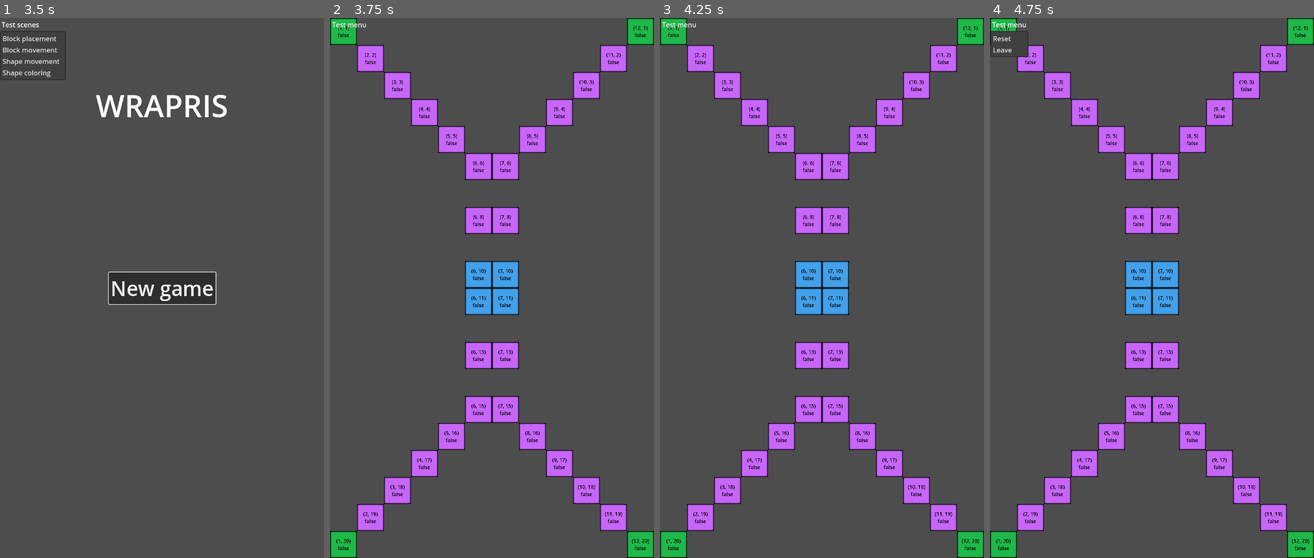
Above: before the commit, frames 1-4 (left to right).
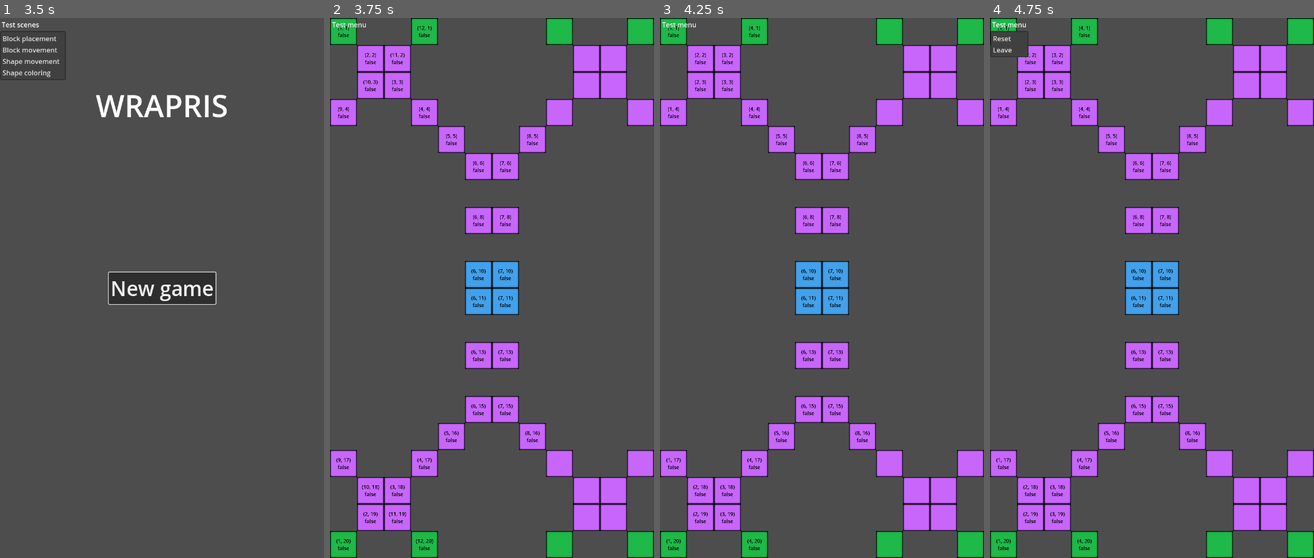
Above: after the commit, the same moments.

Repository: pandulapeter/wrapris
Game: Godot game, scene res://main.tscn
Two runs of this game, one before a commit and one after it. Both use one fixed random seed, a clock stepped at 60 frames per second and the inputs below.
Inputs:
- Up to frame 1 (3.5 s): click "New game" at 0.5 s; click "New game" at 1.25 s; click "Test scenes" at 2 s; tap Enter at 2.75 s; hold Right (shape_move_right) from 2.78 s (still down); hold Space (shape_rotate) from 2.78 s (still down)
- Up to frame 2 (3.75 s): release Right (shape_move_right) at 3.53 s; release Space (shape_rotate) at 3.53 s; hold Down (shape_move_down) from 3.53 s (still down); tap Space (shape_rotate) at 3.6 s
- Up to frame 3 (4.25 s): keep holding Down (shape_move_down)
- Up to frame 4 (4.75 s): release Down (shape_move_down) at 4.25 s; click "Test menu" at 4.25 s

Frame 1 is identical in both runs. In frame 2, 7.0% of the frame differs, in the area x 0-100%, y 0-100%; in frame 3, 7.0%; in frame 4, 7.0%.

Commit message:
Implement seamless wrapping animation.

Diff:
--- a/block/block.gd
+++ b/block/block.gd
@@ -11,11 +11,15 @@
 var normalizedViewportSize: Vector2
 
 func _ready():
-	normalizedViewportSize = normalizePosition(get_viewport().size)
-
 	# Snap to the grid
 	var normalizedPosition = normalizePosition(global_position)
 	global_position = denormalizePosition(normalizedPosition)
+
+	# Set up clones for seamless wrapping
+	normalizedViewportSize = normalizePosition(get_viewport().size)
+	var cloneOffset = (normalizedViewportSize.x - 1) * calculateNormalizationScale() / scale.x
+	$SpriteLeftClone.position.x -= cloneOffset
+	$SpriteRightClone.position.x += cloneOffset
 
 	# Initialize the movement
 	normalizedDestination = normalizedPosition
@@ -37,6 +41,8 @@
 	# Set the block color
 	if tint != null:
 		$Sprite.modulate = tint
+		$SpriteLeftClone.modulate = tint
+		$SpriteRightClone.modulate = tint
 
 	# Handle debugging
 	$Label.visible = shouldShowDebugInfo
@@ -59,6 +65,19 @@
 	var destination = denormalizePosition(normalizedDestination)
 	if global_position != destination:
 		global_position = lerp(global_position, destination, movementSpeed)
+
+	# Move the actual block to the other edge after wrapping
+	if (normalizedDestination.x != wrapf(normalizedDestination.x, 1, normalizedViewportSize.x + 1)):
+		if abs(global_position.x - destination.x) <= 2:
+			normalizedDestination = Vector2(
+				wrapf(normalizedDestination.x, 1, normalizedViewportSize.x + 1),
+				normalizedDestination.y
+			)
+			normalizedDestinationInNextFrame = normalizedDestination
+			global_position = Vector2(
+				denormalizePosition(normalizedDestination).x,
+				global_position.y
+			)
 
 func refreshDebugText():
 	if (shouldShowDebugInfo):
@@ -97,18 +116,32 @@
 func canMoveToDirection(direction: Vector2):
 	if not isMoving:
 		return false
-	var targetPosition = calculateFutureDestination(direction)
+	var targetPosition = calculateFutureDestinationWithWrapping(direction)
 	if targetPosition.y > normalizedViewportSize.y:
 		return false
+	var cloneOffset = normalizedViewportSize.x
+	var targetPositionCloneLeft = Vector2(
+		targetPosition.x - cloneOffset,
+		targetPosition.y
+	)
+	var targetPositionCloneRight = Vector2(
+		targetPosition.x + cloneOffset,
+		targetPosition.y
+	)
 	var isTargetPositionFree = true
 	for block in get_tree().get_nodes_in_group("blocks"):
-		if block.normalizedDestination == targetPosition:
+		if (block.normalizedDestination == targetPosition
+			|| block.normalizedDestination == targetPositionCloneLeft
+			|| block.normalizedDestination == targetPositionCloneRight):
 			if shapeId == null || not block.is_in_group(shapeId):
 				isTargetPositionFree = false
 	return isTargetPositionFree
 
-func calculateFutureDestination(direction: Vector2):
-	var target = normalizedDestination + direction
+func calculateFutureDestinationWithoutWrapping(direction: Vector2):
+	return normalizedDestination + direction
+
+func calculateFutureDestinationWithWrapping(direction: Vector2):
+	var target = calculateFutureDestinationWithoutWrapping(direction)
 	return Vector2(
 		wrapf(target.x, 1, normalizedViewportSize.x + 1),
 		target.y
@@ -121,8 +154,8 @@
 	for block in getBlocksInSameShape():
 		if not block.canMoveToDirection(direction):
 			canMove = false
-	if canMove:
-		normalizedDestinationInNextFrame = calculateFutureDestination(direction)
+	if canMove && abs(global_position.x - denormalizePosition(normalizedDestination).x) < 4:
+		normalizedDestinationInNextFrame = calculateFutureDestinationWithoutWrapping(direction)
 	refreshDebugText()
 	return canMove
 
--- a/block/block.tscn
+++ b/block/block.tscn
@@ -8,6 +8,14 @@
 script = ExtResource("1_6dj4i")
 
 [node name="Sprite" type="Sprite2D" parent="."]
+texture = ExtResource("1_6ptim")
+
+[node name="SpriteLeftClone" type="Sprite2D" parent="."]
+position = Vector2(-256, 0)
+texture = ExtResource("1_6ptim")
+
+[node name="SpriteRightClone" type="Sprite2D" parent="."]
+position = Vector2(256, 0)
 texture = ExtResource("1_6ptim")
 
 [node name="Label" type="Label" parent="."]
--- a/shapes/shape_movement_test.tscn
+++ b/shapes/shape_movement_test.tscn
@@ -8,22 +8,18 @@
 
 [node name="Shape01" parent="." instance=ExtResource("1_khquu")]
 position = Vector2(399, 101)
-tint = Color(0.890196, 0.243137, 0.937255, 1)
-shouldShowDebugInfo = true
 moveTimerWaitTime = 1.0
 
 [node name="StaticBlock01" parent="." instance=ExtResource("2_y48lt")]
 position = Vector2(425, 988)
 scale = Vector2(0.25, 0.25)
 tint = Color(1, 0.207843, 0.129412, 1)
-shouldShowDebugInfo = true
 isMoving = false
 
 [node name="StaticBlock02" parent="." instance=ExtResource("2_y48lt")]
 position = Vector2(102, 583)
 scale = Vector2(0.25, 0.25)
 tint = Color(1, 0.207843, 0.129412, 1)
-shouldShowDebugInfo = true
 isMoving = false
 
 [node name="TestMenuMenuButton" parent="." instance=ExtResource("3_lo2pg")]
--- a/shared/shared.gd
+++ b/shared/shared.gd
@@ -1,6 +1,6 @@
 extends Node
 
-var blockMovementSpeed = 0.1
+var blockMovementSpeed = 0.3
 var shapeCount = 0
 
 func _unhandled_input(event):
